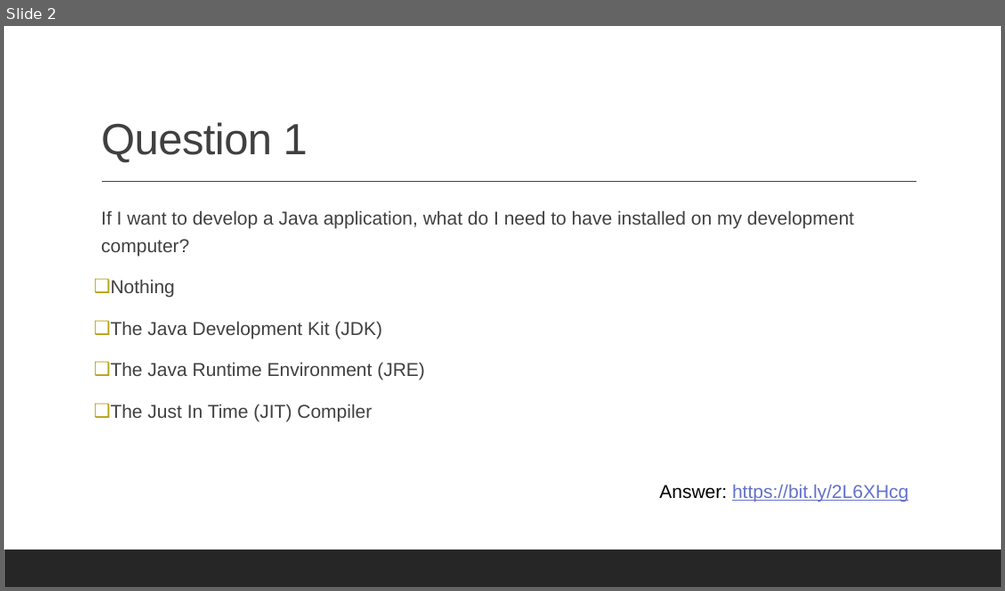
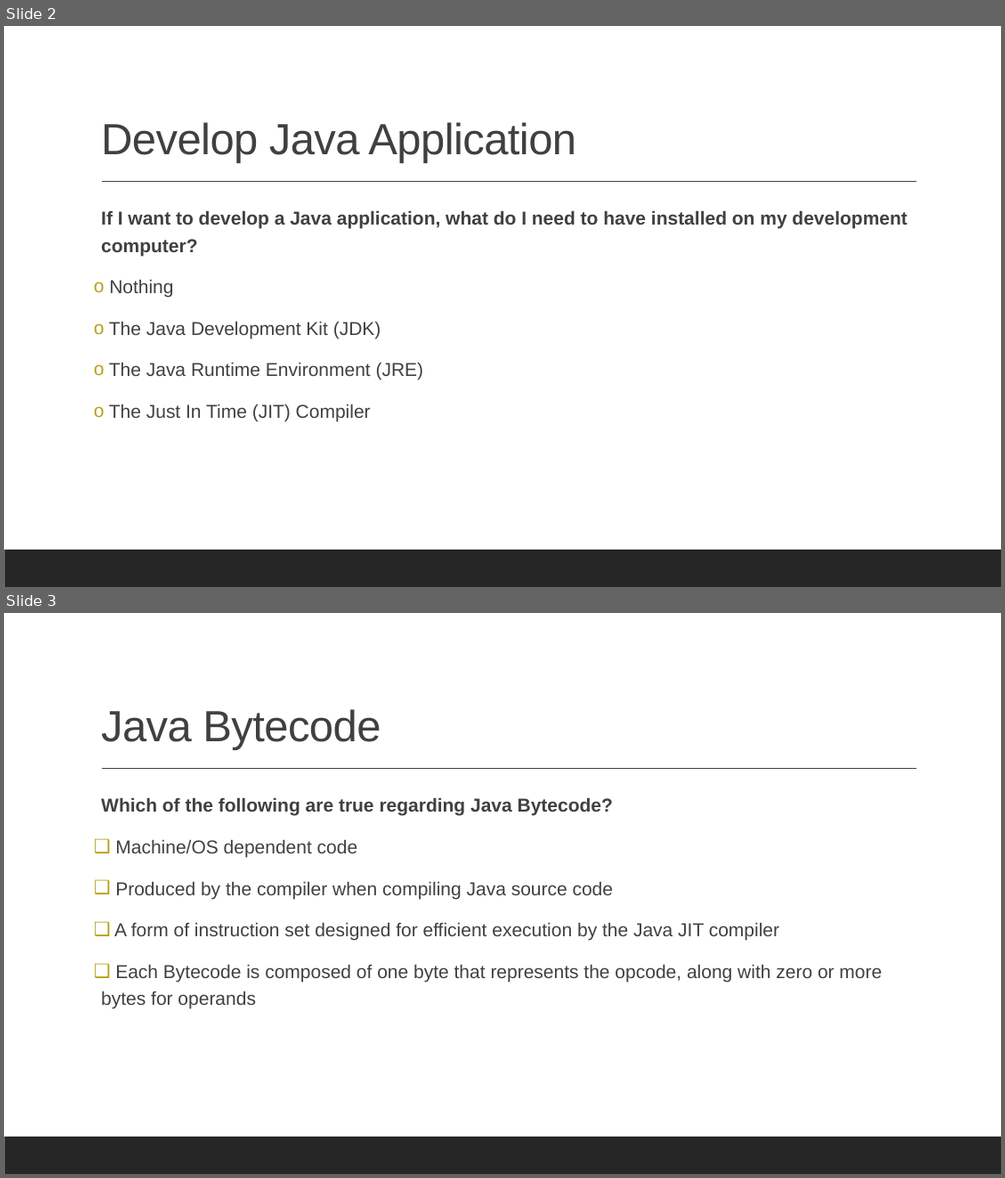
Before and after one commit to albertattard/java-boot-camp, a slide deck: assets/quiz/Quiz - 01.pptx. Shown one above the other, each under a label of ours: slide 2 before the commit, slides 2 and 3 after it. The pictures are 1005x591 and 1005x1178 pixels, drawn with LibreOffice and Linux fonts; fonts in the diff are those of the drawing. Boxes give left, top, right and bottom in pixels: in the first picture for what was removed or moved away, otherwise in the second. Text is boxed around its words. In the diff, an @@ line names an element or a change of style, - is before the commit and + after.

```diff
--- a/assets/quiz/Quiz - 01.pptx
+++ b/assets/quiz/Quiz - 01.pptx
@@ slide 3 added at [4, 613, 1001, 1174], background #FFFFFF; not listed: 2 template elements that a slide beside it also shows @@
@@ title added at [101, 709, 380, 750], 42 pt, text #404040 @@
+Java Bytecode
@@ text added at [101, 797, 882, 1008], 18 pt, text #404040 @@
+  Which of the following are true regarding Java Bytecode?
+❑ Machine/OS dependent code
+❑ Produced by the compiler when compiling Java source code
+❑ A form of instruction set designed for efficient execution by the Java JIT compiler
+❑ Each Bytecode is composed of one byte that represents the opcode, along with zero or more bytes for operands
@@ slide 2 changed as well @@
@@ title at [101, 122, 576, 163]: text changed @@
-Question 1
+Develop Java Application
@@ text "If I want to develop ..." at [101, 210, 906, 421]: bold on in "If I want to develop a Java ..."; bullet ❑ to o @@
@@ text removed at [659, 484, 908, 501] @@
-Answer: https://bit.ly/2L6XHcg
```
Also in this commit, not shown: 1 other slide changed, 15 other slides added, 3 other files.
